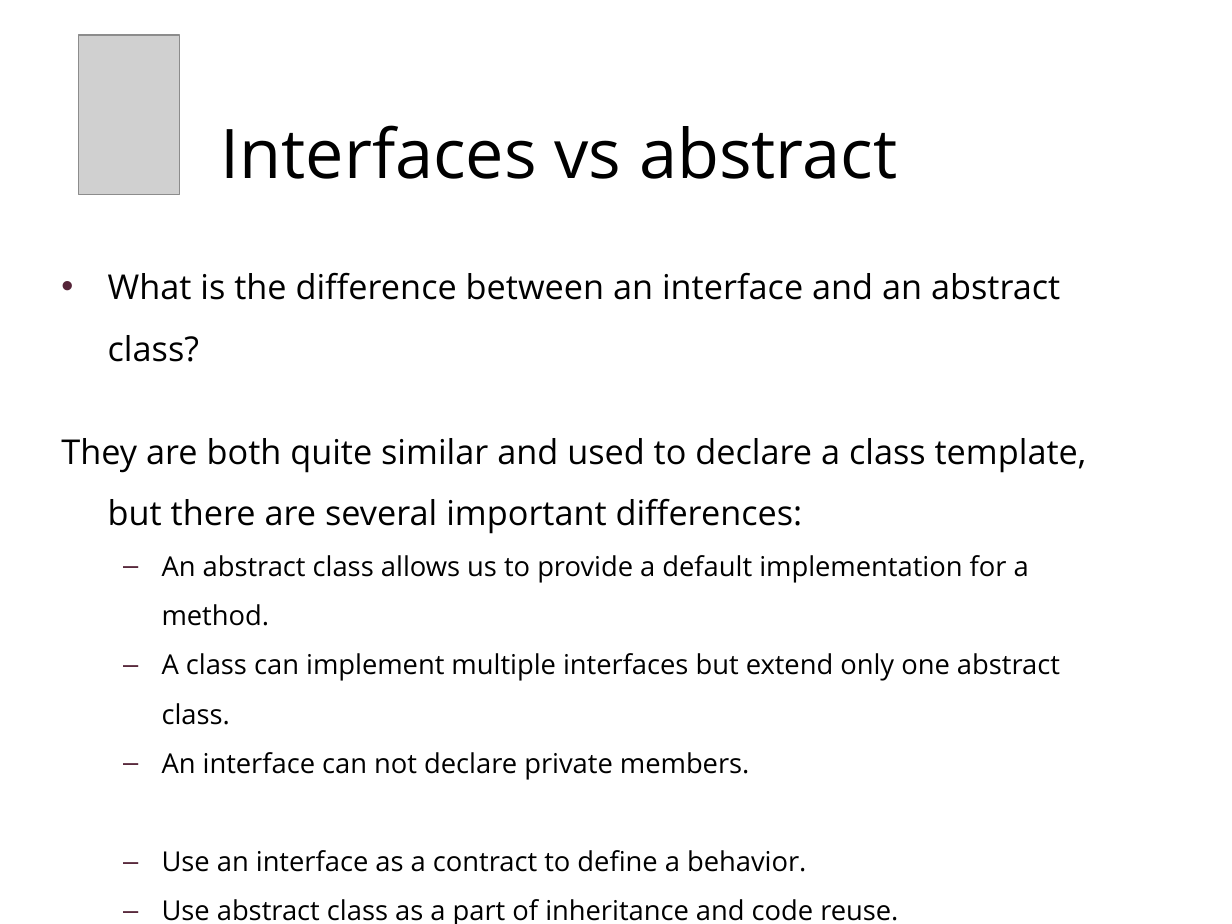
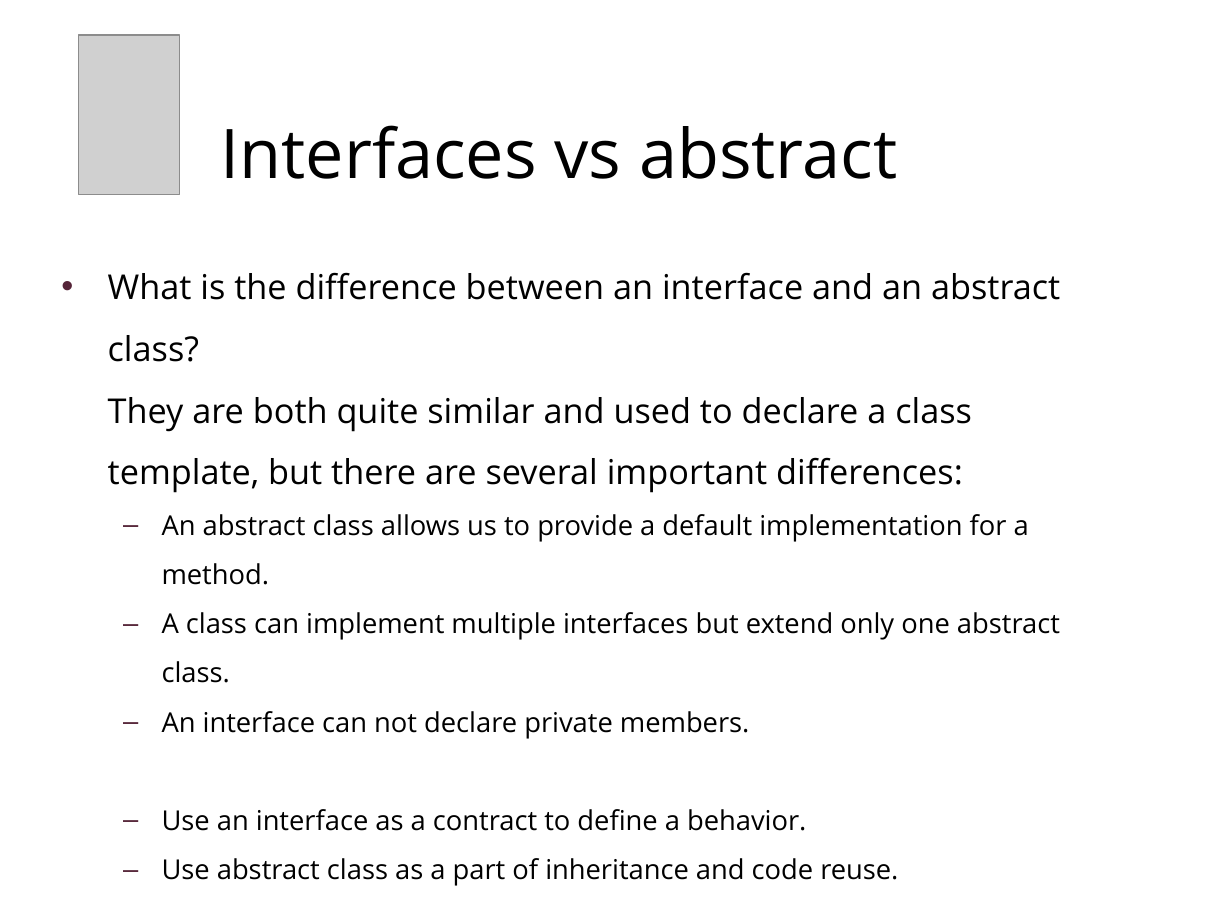
Before and after one commit to chaimt/Tikal-Java-RoadMap, a slide deck: slide 21 of Presentations/1b - Inheritance.pptx (slide 20 before the commit). Drawn at 1232x924 pixels with LibreOffice and Linux fonts; fonts in the diff are those of the drawing; grey boxes stand for pictures; background and template pictures are left out. Boxes give left, top, right and bottom in pixels: in the first picture for what was removed or moved away, otherwise in the second. Text is boxed around its words. In the diff, an @@ line names an element or a change of style, - is before the commit and + after.

```diff
--- a/Presentations/1b - Inheritance.pptx
+++ b/Presentations/1b - Inheritance.pptx
@@ text at (x1=108, y1=272, x2=1060, y2=493): text changed @@
-• What is the difference between an interface and an abstract class?
-They are both quite similar and used to declare a class template, but there are several important differences:
+• What is the difference between an interface and an abstract class?
+  They are both quite similar and used to declare a class template, but there are several important differences:
```
Also in this commit, not shown: 4 other slides changed, 1 slide added, 2 slides removed, 1 other file.
